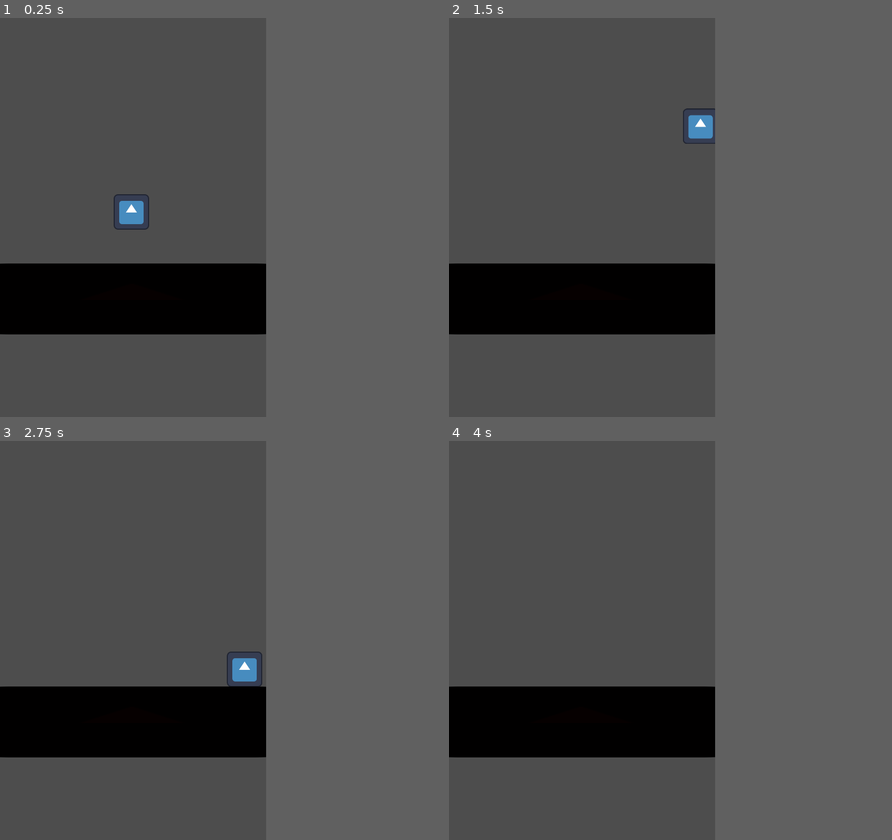
Above: before the commit, frames 1-4 (two rows, left to right).
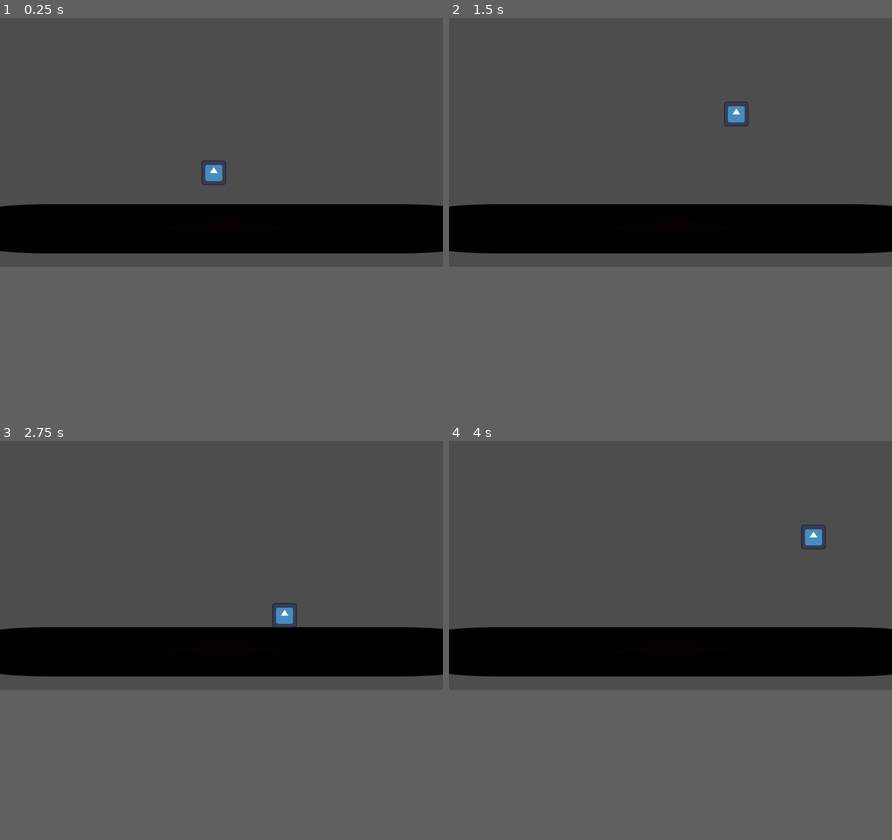
Above: after the commit, the same moments.

Repository: GonzaloDP/MovimientoJuego2D
Game: Godot game, scene res://mundo.tscn
Two runs of this game, one before a commit and one after it. Both use one fixed random seed, a clock stepped at 60 frames per second and the inputs below. The engine's default icon, where the game draws it, is replaced by a stand-in: a white triangle on a blue panel in a dark square.
Inputs:
- Up to frame 1 (0.25 s): no input
- Up to frame 2 (1.5 s): hold Right (derecha) from 0.53 s (still down); tap Space (dash) at 0.6 s; tap Up (saltar) at 0.77, 0.8, 1.07, 1.35 s
- Up to frame 3 (2.75 s): tap Up (saltar) at 1.52, 1.82, 2.3 s; tap Space (dash) at 1.55, 2.1 s; release Right (derecha) at 2.03 s; hold Left (izquierda) from 2.03 s (still down)
- Up to frame 4 (4 s): release Left (izquierda) at 2.78 s; hold Right (derecha) from 2.78 s (still down); tap Space (dash) at 2.85 s; tap Up (saltar) at 3.02, 3.32, 3.6, 3.77 s
In our replay, the window is 480x720 before the commit and 799x449 after it. These sizes can differ from the game's own. Grey fills any space a smaller window leaves; there, only what the larger window draws over its background counts as a difference.

The runs differ from the first frame. In frame 1, 23% of the frame differs, in the area x 0-100%, y 35-80%; in frame 2, 24%, in the area x 0-100%, y 20-80%; in frame 3, 23%; in frame 4, 23%.

Commit message:
Dash del personaje

Diff:
--- a/movimiento-juego-2d/mundo.tscn
+++ b/movimiento-juego-2d/mundo.tscn
@@ -3,8 +3,10 @@
 [ext_resource type="PackedScene" uid="uid://bnjf0xapicspq" path="res://player.tscn" id="1_lgngo"]
 [ext_resource type="PackedScene" uid="uid://cf3cvda0bv6x" path="res://static_body_2d.tscn" id="2_fw4w5"]
 
-[node name="Node2D" type="Node2D" unique_id=1909157874]
+[node name="Node2D" type="Node2D" unique_id=1985631070]
+
+[node name="Piso" parent="." unique_id=1548676357 instance=ExtResource("2_fw4w5")]
+position = Vector2(33, 549)
 
 [node name="Player" parent="." unique_id=559844357 instance=ExtResource("1_lgngo")]
-
-[node name="Piso" parent="." unique_id=1548676357 instance=ExtResource("2_fw4w5")]
+position = Vector2(556, 383)
--- a/movimiento-juego-2d/player.gd
+++ b/movimiento-juego-2d/player.gd
@@ -1,10 +1,14 @@
 extends CharacterBody2D
 
-const velocidad = 5000
-const gravedad = 9
-const dash = 500000
+@onready var DashDuracion = $DashDuracion
+
+const velocidad = 5000.0
+const gravedad = 9.8
+const dash = 300.0
 var salto_diponible = true
-var velocidad_de_salto = -500
+var velocidad_de_salto = -500.0
+var dash_direccion: float
+var dasheando: bool
 
 func _process(delta: float) -> void:
 	pass
@@ -12,16 +16,26 @@
 func _physics_process(delta: float) -> void:
 	var direction = Input.get_axis("izquierda","derecha") #Variable de dirección a donde camina
 	velocity.x = direction * velocidad * delta      #Mueve en el eje X
+
 	if Input.is_action_just_pressed("dash"):
-		velocity.x = direction * (dash * delta)
+		dash_direccion = direction
+		DashDuracion.start()
+		dasheando = true
+	if dasheando:
+		velocity.x = dash_direccion * dash
 
-	if is_on_floor():
+	if is_on_floor(): #Condición del salto
 		salto_diponible = true
 	else:
 		salto_diponible = false
 
-	if Input.is_action_just_pressed("saltar") and salto_diponible:
+	if Input.is_action_just_pressed("saltar") and salto_diponible: #Saltar xd
 		velocity.y += velocidad_de_salto
-	velocity.y += gravedad
+	velocity.y += gravedad #Gravedad constante
 
 	move_and_slide()
+
+
+func _on_dash_duracion_timeout() -> void:
+	dasheando = false
+	DashDuracion.stop()
--- a/movimiento-juego-2d/player.tscn
+++ b/movimiento-juego-2d/player.tscn
@@ -7,7 +7,7 @@
 radius = 32.01562
 
 [node name="Player" type="CharacterBody2D" unique_id=559844357]
-position = Vector2(237, 332)
+position = Vector2(560, 370)
 script = ExtResource("1_onrkg")
 metadata/_edit_group_ = true
 
@@ -17,3 +17,9 @@
 
 [node name="CollisionShape2D" type="CollisionShape2D" parent="." unique_id=1793142903]
 shape = SubResource("CircleShape2D_hqtel")
+
+[node name="DashDuracion" type="Timer" parent="." unique_id=1159393225]
+wait_time = 0.5
+one_shot = true
+
+[connection signal="timeout" from="DashDuracion" to="." method="_on_dash_duracion_timeout"]
--- a/movimiento-juego-2d/project.godot
+++ b/movimiento-juego-2d/project.godot
@@ -14,11 +14,6 @@
 run/main_scene="uid://r6cgxj1p1ru"
 config/features=PackedStringArray("4.6", "Forward Plus")
 config/icon="res://icon.svg"
-
-[display]
-
-window/size/viewport_width=480
-window/size/viewport_height=720
 
 [input]
 
--- a/movimiento-juego-2d/static_body_2d.tscn
+++ b/movimiento-juego-2d/static_body_2d.tscn
@@ -3,7 +3,7 @@
 [ext_resource type="Texture2D" uid="uid://0bwe33hc03n5" path="res://icon.svg" id="1_yjt17"]
 
 [sub_resource type="RectangleShape2D" id="RectangleShape2D_ypqmy"]
-size = Vector2(594, 126)
+size = Vector2(1226, 126)
 
 [node name="Piso" type="StaticBody2D" unique_id=1548676357]
 position = Vector2(3, 507)
@@ -11,10 +11,10 @@
 
 [node name="Sprite2D" type="Sprite2D" parent="." unique_id=1741275887]
 modulate = Color(0.023529412, 0, 0, 1)
-position = Vector2(235, 0)
-scale = Vector2(4.671875, 1)
+position = Vector2(550.5, 0)
+scale = Vector2(9.6015625, 1)
 texture = ExtResource("1_yjt17")
 
 [node name="CollisionShape2D" type="CollisionShape2D" parent="." unique_id=1585483949]
-position = Vector2(236, 0)
+position = Vector2(552, 0)
 shape = SubResource("RectangleShape2D_ypqmy")
